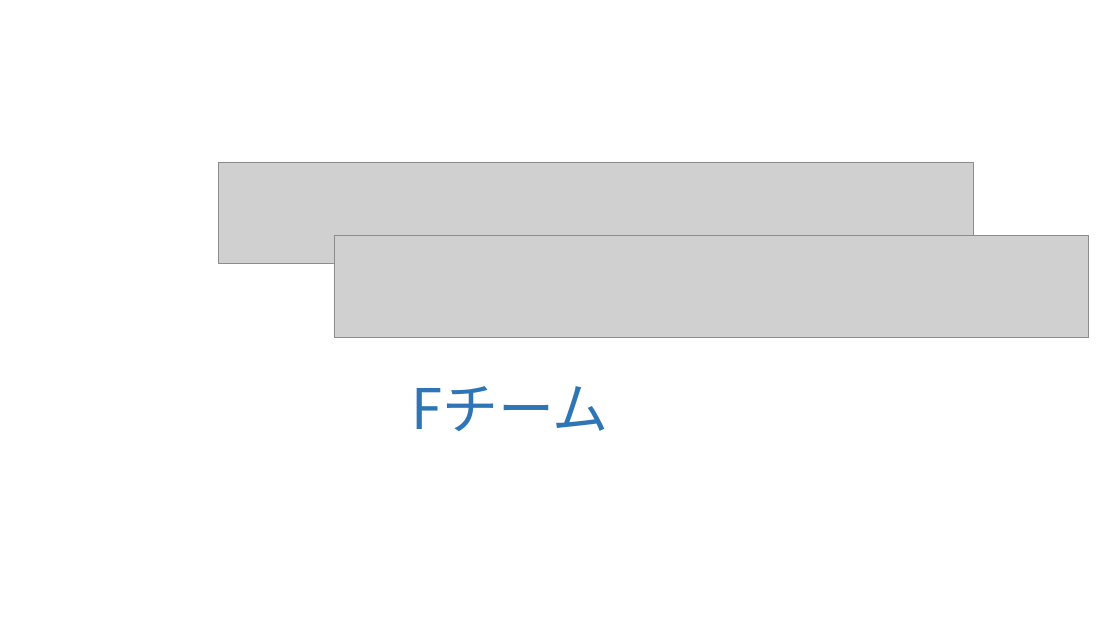
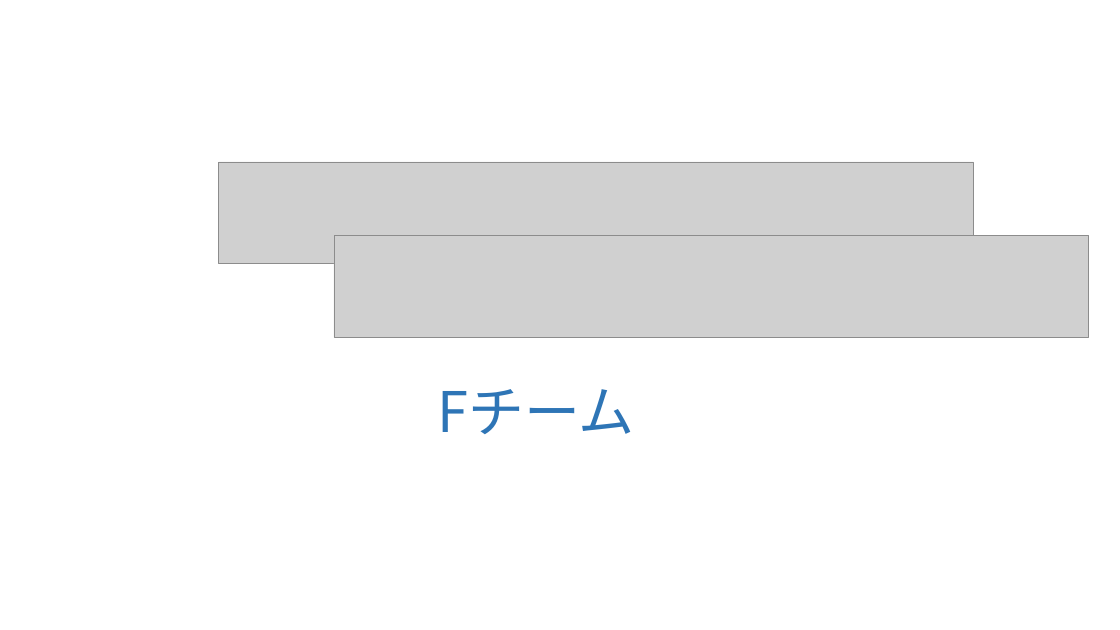
Before and after one commit to alto1412/Yokoari1207, a slide deck: slide 1 of よこありくんのプレゼンa.pptx. Drawn at 1120x630 pixels with LibreOffice and Linux fonts; fonts in the diff are those of the drawing; grey boxes stand for pictures; background and template pictures are left out. Boxes give left, top, right and bottom in pixels: in the first picture for what was removed or moved away, otherwise in the second. Text is boxed around its words. In the diff, an @@ line names an element or a change of style, - is before the commit and + after.

```diff
--- a/よこありくんのプレゼンa.pptx
+++ b/よこありくんのプレゼンa.pptx
@@ text "Fチーム": place and size @@
-text "Fチーム" at bbox=[411, 386, 608, 431]
+text "Fチーム" at bbox=[438, 389, 635, 434]
```
Also in this commit, not shown: 6 other slides changed, 1 slide added, 2 slides removed, 1 other file.
